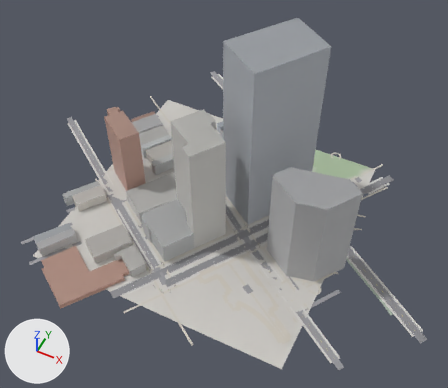
Two versions of the glTF model game/world/tile_-6_2.glb, one commit apart.
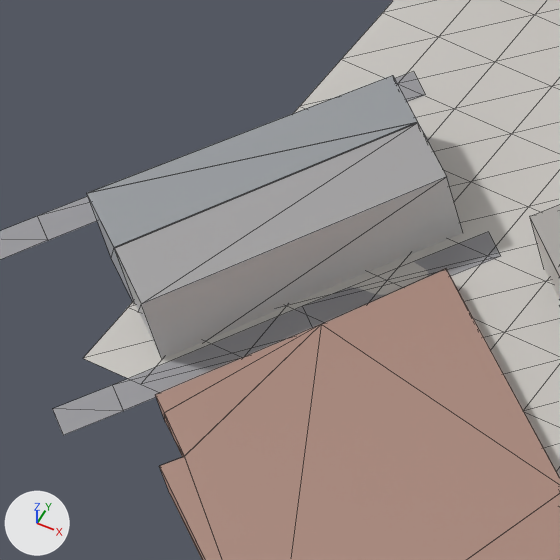
The first picture shows the older version from a 50 mm lens placed at (-1218.0, -999.0, 501.0), pointed at (-1388.0, -659.0, 76.0). The close-ups show the older and then the newer version on the part from 5% to 20% of the width and 55% to 72% of the height of that picture. Only the edits that show in the close-ups are written down. The lights are fixed; the arrows at lower left show +X, +Y and +Z. The close-ups show mesh edges as thin lines. Where no turn or scale is listed for an object, it has been applied to the vertices.

The first close-up shows 'buildings', 'roads', 'terrain'.
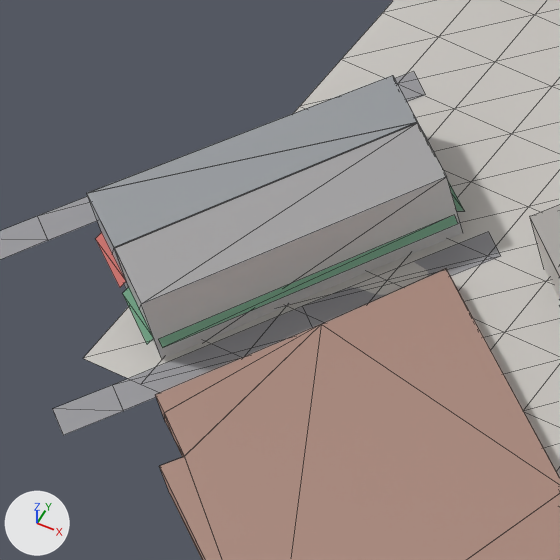
Location of each change, [x1, y1, x2, y2] in pixels of the close-ups (560 x 560 px):
'awnings', added: after [95, 181, 464, 348]

The edits, one by one:
Mesh me_awnings is new.
It has 200 vertices, 100 faces and spans x -1547.0..-1267.0, y -765.0..-502.0, z 24.0..27.0.
It uses material mat_defaultmaterial_006.
Object 'awnings' (ob_awnings) is new; it shows me_awnings.
Its location is (0.0, 0.0, 0.0).
